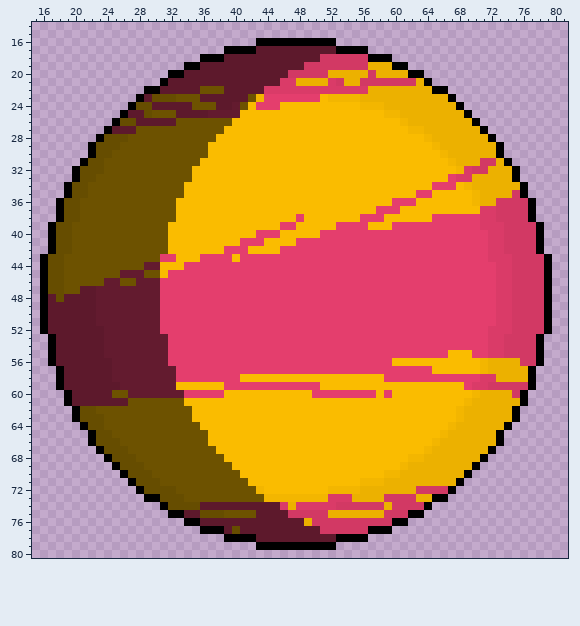
Edited in one commit: sprite sheet (Assets/Resources/Planet/Planet_05.png). The picture above was drawn from the file before the commit.
The file is 480x480 pixels, drawn in blocks of 5x5; one block is one cell here. Colours within 5 levels of each other are drawn and written as one. Shown: x 15..81, y 14..80.
The same view after the edit:
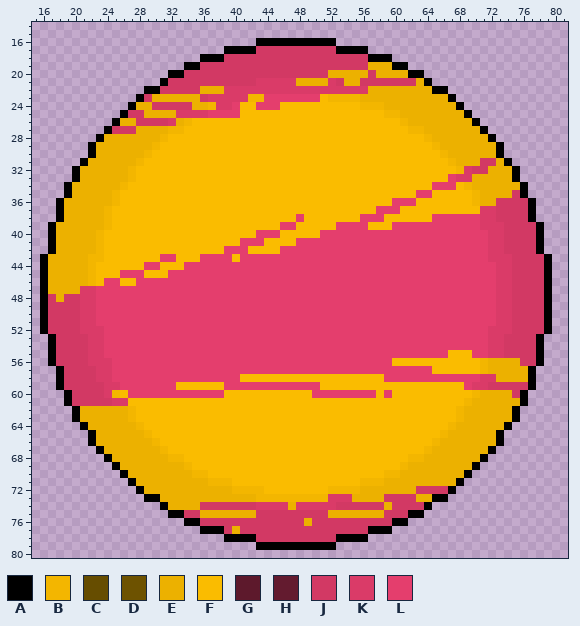
Palette (. is transparent): A #000000  B #f3b600  C #664d00  D #6d5200  E #ecb100  F #fabc00  G #5d192c  H #631b2f  J #d23964  K #da3b68  L #e43e6d
Edits made:
Changed rows in their new state; - is an unchanged pixel.
first column x 17:
17 --------------------------JJJJJJJJJJ
18 ----------------------JJJJJJJJJJJJ--
19 -------------------JJJJJJJJJJJJJ----
20 -----------------JJJJJJJJJJJJJ------
21 ---------------JJJJJJJJJJJKKK-------
22 --------------JJJJJEEEKKKKK---------
23 ------------JEEEEEEJKKKKKB----------
24 -----------EEJJJJJEEBKKLF-----------
25 ----------JJEEEEKKKKLLLL------------
26 ---------EEJJJJKEBFFFFF-------------
27 --------JJJEEEEBBFFFFF--------------
28 -------EEEEEEEBFFFFFF---------------
29 ------EEEEEEEBFFFFFF----------------
30 ------EEEEEEBFFFFFFF----------------
31 -----EEEEEEBFFFFFFF-----------------
32 ----EEEEEEBFFFFFFF------------------
33 ----EEEEEEBFFFFFFF------------------
34 ---EEEEEEBFFFFFFF-------------------
35 ---EEEEEBFFFFFFFF-------------------
36 --EEEEEEBFFFFFFF--------------------
37 --EEEEEBFFFFFFFF--------------------
38 --EEEEEBFFFFFFFF--------------------
39 -EEEEEEBFFFFFFF---------------------
40 -EEEEEBFFFFFFFF---------------------
41 -EEEEEBFFFFFFFF---------------------
42 -EEEEEBFFFFFFFF---------------------
43 EEEEEBBFFFFFFF----------------------
44 EEEEEBFFFFFFLL----------------------
45 EEEEEBFFFLLLFF----------------------
46 EEEEEBFLLFFLLL----------------------
47 EEEEKKLLLLLLLL----------------------
48 JEJJKKLLLLLLLL----------------------
49 JJJJKKLLLLLLLL----------------------
50 JJJJKKLLLLLLLL----------------------
51 JJJJKKLLLLLLLL----------------------
52 JJJJKKKLLLLLLL----------------------
53 -JJJJKKLLLLLLLL---------------------
54 -JJJJKKLLLLLLLL---------------------
55 -JJJJKKLLLLLLLL---------------------
56 -JJJJKKKLLLLLLL---------------------
57 --JJJJKKLLLLLLLL--------------------
58 --JJJJKKLLLLLLLL--------------------
59 --JJJJJKKLLLLLLL--------------------
60 ---JJJJKBFLLLLLLL-------------------
61 ---JJJJJKKFFFFFFF-------------------
62 ----EEEEEEBFFFFFFF------------------
63 ----EEEEEEBFFFFFFF------------------
64 -----EEEEEEBFFFFFFF-----------------
65 ------EEEEEEBFFFFFFF----------------
66 ------EEEEEEEBFFFFFF----------------
67 -------EEEEEEEBFFFFFF---------------
68 --------EEEEEEEBBFFFFF--------------
69 ---------EEEEEEEEBFFFFF-------------
70 ----------EEEEEEEEBBFFFF------------
71 -----------EEEEEEEEEBBBFF-----------
72 ------------EEEEEEEEEEEBBB----------
73 --------------EEEEEEEEEEEEB---------
74 ---------------EEEEJJJJJJJKKK-------
75 -----------------JJEEEEEEEJJJJ------
76 -------------------JJJJJJJJJJJJJ----
77 ----------------------JEJJJJJJJJJJ--
78 --------------------------JJJJJJJJJJ
Boxes around the changes in both pictures, in picture pixels (x1, y1, x2, y2):
changed: (48, 46, 336, 542)
